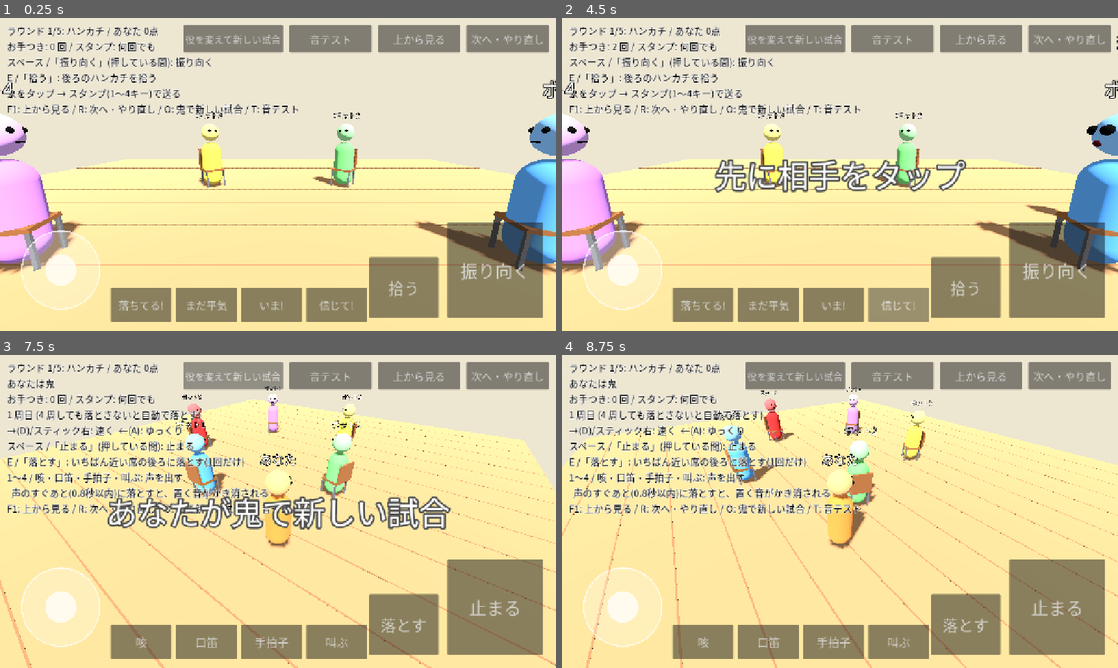
Above: before the commit, frames 1-4 (two rows, left to right).
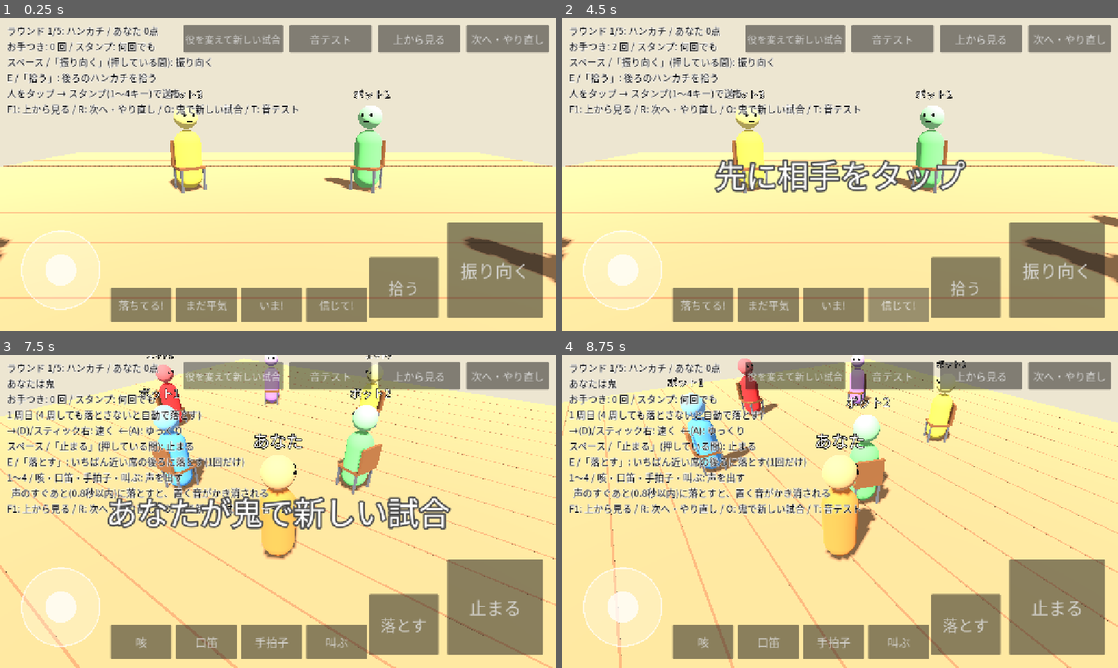
Above: after the commit, the same moments.

Repository: LisaYuumi/ushiro-micha-dame
Game: Godot game, scene res://scenes/main.tscn
Two runs of this game, one before a commit and one after it. Both use one fixed random seed, a clock stepped at 60 frames per second and the inputs below.
Inputs (mouse positions are in pixels of both pictures, inside the frame that each line leads up to):
- Up to frame 1 (0.25 s): no input
- Up to frame 2 (4.5 s): click "振り向く" at 0.5 s; click "拾う" at 1.25 s; click "落ちてる!" at 2 s; click "まだ平気" at 2.75 s; click "いま!" at 3.5 s; click "信じて!" at 4.25 s
- Up to frame 3 (7.5 s): click "上から見る" at 5 s; click "次へ・やり直し" at 5.75 s; click "音テスト" at 6.5 s; click "役を変えて新しい試合" at 7.25 s
- Up to frame 4 (8.75 s): tap Enter at 8 s; move the mouse to (962, 495) at 8.02 s; hold D (move_right) from 8.03 s (still down); tap N (banana_chaser) at 8.1 s; click (962, 495) at 8.17 s

The runs differ from the first frame. In frame 1, 16% of the frame differs, in the area x 0-100%, y 19-90%; in frame 2, 16%; in frame 3, 19%, in the area x 0-100%, y 0-100%; in frame 4, 19%.

Commit message:
Hide the neighbors' backs from your seat; bots follow the same rule
- Seat camera keeps a fixed 90 degree horizontal field of view, so wide
  phones no longer show the area behind the people next to you
- GameState.can_see_behind: only the people across are visible
- Bots guess (instead of knowing) when stamping a neighbor

Co-Authored-By: Claude Opus 5.5 <noreply@anthropic.com>
Claude-Session: https://claude.ai/code/session_018gGhz8RHTqLMKymXrJnaB4

Diff:
--- a/scripts/bot/bot_brain.gd
+++ b/scripts/bot/bot_brain.gd
@@ -116,9 +116,14 @@
 	if targets.is_empty():
 		return
 	var target: GameState.Actor = targets[rng.randi_range(0, targets.size() - 1)]
-	var behind := state.has_handkerchief_behind(target)
 	var honest := rng.randf() < GameConfig.BOT_STAMP_HONEST_CHANCE
-	var say_look := behind if honest else not behind
+	var say_look := false
+	if GameState.can_see_behind(a.seat_index, target.seat_index):
+		var behind := state.has_handkerchief_behind(target)
+		say_look = behind if honest else not behind
+	else:
+		# 両どなりの後ろは見えないので、当てずっぽう
+		say_look = rng.randf() < 0.5
 	var kind := Stamps.SAFE
 	if say_look:
 		var r := rng.randf()
--- a/scripts/core/game_config.gd
+++ b/scripts/core/game_config.gd
@@ -38,6 +38,11 @@
 ## 置いた音が、この距離(メートル)より離れると急に小さくなる。
 ## 小さいほど「自分のすぐ後ろ」でないと聞こえない
 const DROP_SOUND_RANGE := 1.2
+
+# --- 見え方 ---
+## 自分の席から見える左右の幅(度)。画面の形(横長のスマホなど)に関係なく同じになる。
+## 90 なら、向かいの2人の後ろは見えて、両どなりの後ろは見えない
+const SEAT_CAM_HFOV := 90.0
 
 # --- 振り向き ---
 ## 振り向くのにかかる時間(秒)
--- a/scripts/core/game_state.gd
+++ b/scripts/core/game_state.gd
@@ -540,6 +540,14 @@
 
 func get_local_player() -> Actor:
 	return get_actor(local_player_id)
+
+
+## 席 from に座っている人から、席 to の人の後ろが見えるか。
+## 両どなりは見えない(向かい側だけ見える)。見え方はカメラ(SEAT_CAM_HFOV)と合わせてある
+static func can_see_behind(from_seat: int, to_seat: int) -> bool:
+	var n := GameConfig.SEAT_COUNT
+	var d := posmod(to_seat - from_seat, n)
+	return d >= 2 and d <= n - 2
 
 
 ## 席に座っている人(いなければ null)
--- a/scripts/view/world_view.gd
+++ b/scripts/view/world_view.gd
@@ -416,7 +416,9 @@
 	var me := state.get_local_player()
 
 	_seat_cam = Camera3D.new()
-	_seat_cam.fov = 75
+	# 横の見える幅を固定する(横長の画面でも、両どなりの後ろが見えないように)
+	_seat_cam.keep_aspect = Camera3D.KEEP_WIDTH
+	_seat_cam.fov = GameConfig.SEAT_CAM_HFOV
 	_seat_cam.near = 0.05
 	# 自分の体のレイヤーを映さない
 	_seat_cam.cull_mask = 0xFFFFF & ~(1 << (SELF_LAYER - 1))
--- a/tests/smoke_test.gd
+++ b/tests/smoke_test.gd
@@ -43,6 +43,7 @@
 	_test_banana_rules()
 	_test_banana_can_be_dodged()
 	_test_bots_throw_bananas()
+	_test_who_can_see_behind_whom()
 
 	_main = load("res://scenes/main.tscn").instantiate()
 	root.add_child(_main)
@@ -762,6 +763,19 @@
 	print("bot bananas thrown: %d, slips: %d" % [thrown, slips])
 
 
+func _test_who_can_see_behind_whom() -> void:
+	var n := GameConfig.SEAT_COUNT
+	for i in n:
+		_check(not GameState.can_see_behind(i, i), "自分の後ろは見えない")
+		_check(not GameState.can_see_behind(i, (i + 1) % n), "右どなりの後ろは見えない")
+		_check(not GameState.can_see_behind(i, (i + n - 1) % n), "左どなりの後ろは見えない")
+		var seen := 0
+		for j in n:
+			if GameState.can_see_behind(i, j):
+				seen += 1
+		_check(seen == n - 3, "見えるのは向かいの %d 人" % (n - 3))
+
+
 # --- 道具 ---
 
 func _dropped_state(seed_value: int) -> GameState:
